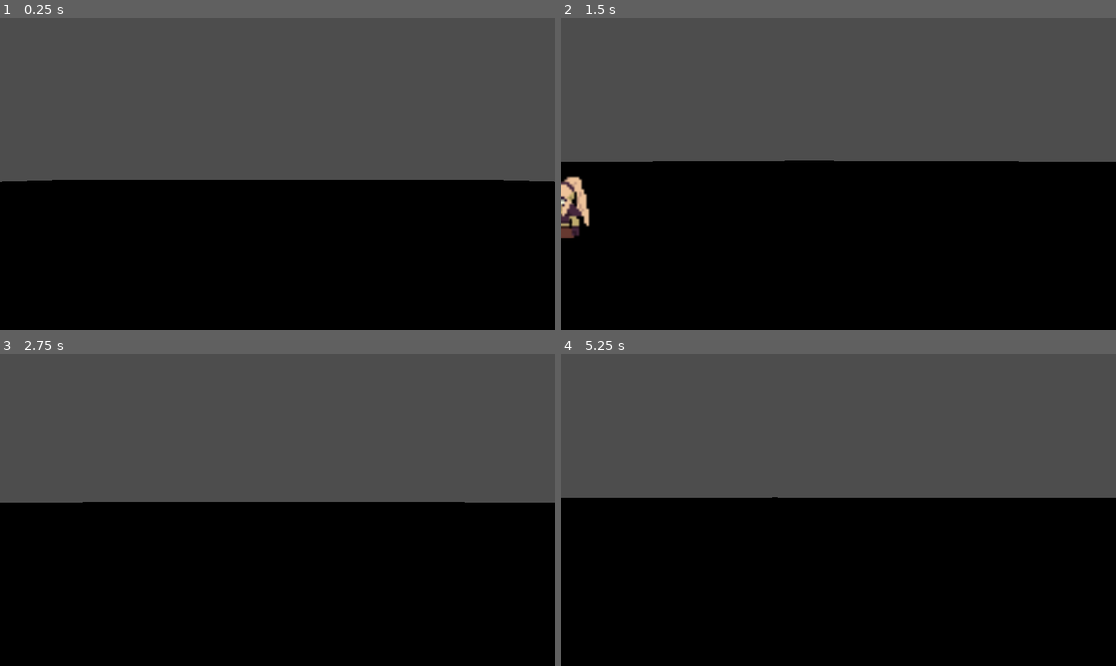
Above: before the commit, frames 1-4 (two rows, left to right).
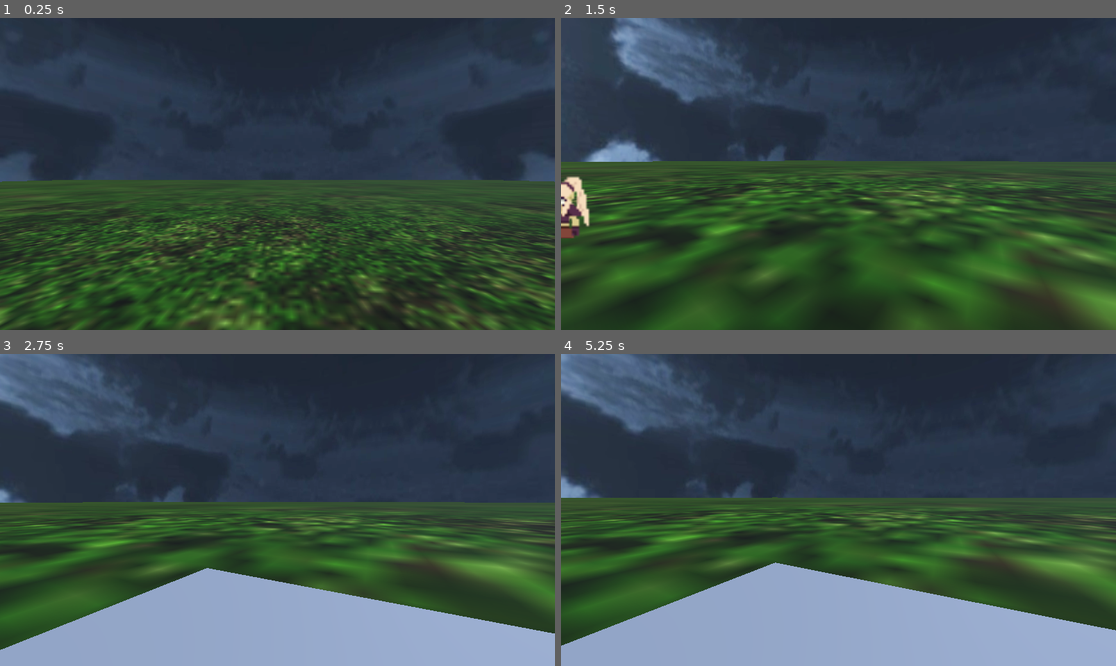
Above: after the commit, the same moments.

Repository: mike91827/GameJam2026
Game: Godot game, scene res://scenes/main.tscn
Two runs of this game, one before a commit and one after it. Both use one fixed random seed, a clock stepped at 60 frames per second and the inputs below.
Inputs (mouse positions are in pixels of both pictures, inside the frame that each line leads up to):
- Up to frame 1 (0.25 s): no input
- Up to frame 2 (1.5 s): tap Enter (ui_accept) at 0.5, 0.77 s; move the mouse to (960, 158) at 0.52 s; press the mouse at (960, 158) at 0.53 s; hold Right (ui_right) 0.53-1.28 s; move the mouse to (810, 174) at 1.27 s; release the mouse at (810, 174) at 1.28 s; hold Up (ui_up) from 1.28 s (still down); tap R (Release) at 1.35 s
- Up to frame 3 (2.75 s): keep holding Up (ui_up); tap Enter (ui_accept) at 1.52, 2 s; move the mouse to (288, 503) at 2.02 s; press the mouse at (288, 503) at 2.03 s
- Up to frame 4 (5.25 s): keep holding Up (ui_up); tap Enter (ui_accept) at 2.75, 3.02, 3.5, 3.77, 4.25, 4.52, 5 s; move the mouse to (832, 516) at 2.77 s; release the mouse at (832, 516) at 2.78 s; tap R (Release) at 2.85, 4.35 s; click (832, 516) at 2.92 s; move the mouse to (877, 513) at 3.52 s; press the mouse at (877, 513) at 3.53 s; move the mouse to (794, 506) at 4.27 s; release the mouse at (794, 506) at 4.28 s; move the mouse to (844, 510) at 5.02 s; press the mouse at (844, 510) at 5.03 s

The runs differ from the first frame. In frame 1, 99% of the frame differs, in the area x 0-100%, y 0-100%; in frame 2, 99%; in frame 3, 99%; in frame 4, 99%.

Commit message:
main sky env and light

Diff:
--- a/GoblinCastle/scenes/Castle.tscn
+++ b/GoblinCastle/scenes/Castle.tscn
@@ -38,214 +38,214 @@
 albedo_texture = ExtResource("3_f8mm7")
 uv1_scale = Vector3(1, 0.5, 1)
 
-[node name="Castle" type="Node3D"]
-
-[node name="FloorCastle" type="CSGBox3D" parent="."]
+[node name="Castle" type="Node3D" unique_id=1092419099]
+
+[node name="FloorCastle" type="CSGBox3D" parent="." unique_id=457274692]
 transform = Transform3D(1, 0, 0, 0, 1, 0, 0, 0, 1, 0, 4, 0)
 visible = false
 use_collision = true
 size = Vector3(400, 8, 600)
 
-[node name="Walls" type="CSGCombiner3D" parent="."]
-use_collision = true
-
-[node name="BaseFloorInside" type="CSGBox3D" parent="Walls"]
+[node name="Walls" type="CSGCombiner3D" parent="." unique_id=1230629472]
+use_collision = true
+
+[node name="BaseFloorInside" type="CSGBox3D" parent="Walls" unique_id=411818173]
 transform = Transform3D(1, 0, 0, 0, 1, 0, 0, 0, 1, 0, 8, 0)
 size = Vector3(390, 1, 590)
 material = SubResource("StandardMaterial3D_6dfod")
 
-[node name="Walls" type="CSGBox3D" parent="Walls"]
+[node name="Walls" type="CSGBox3D" parent="Walls" unique_id=396469326]
 transform = Transform3D(1, 0, 0, 0, 1, 0, 0, 0, 1, 0, 154, 0)
 use_collision = true
 size = Vector3(400, 300, 600)
 material = SubResource("StandardMaterial3D_k4ahp")
 
-[node name="CSGPolygon3D" type="CSGPolygon3D" parent="Walls/Walls"]
+[node name="CSGPolygon3D" type="CSGPolygon3D" parent="Walls/Walls" unique_id=1476072504]
 transform = Transform3D(40, 0, 0, 0, 40, 0, 0, 0, 40, -24.8169, -145.5, 318.501)
 operation = 2
 
-[node name="InnerEmptySpace" type="CSGBox3D" parent="Walls/Walls"]
+[node name="InnerEmptySpace" type="CSGBox3D" parent="Walls/Walls" unique_id=1091683782]
 transform = Transform3D(1, 0, 0, 0, 1, 0, 0, 0, 1, 0, 1, 0)
 operation = 2
 size = Vector3(390, 300, 590)
 
-[node name="WindowFront" type="CSGCylinder3D" parent="Walls/Walls"]
+[node name="WindowFront" type="CSGCylinder3D" parent="Walls/Walls" unique_id=2069044238]
 transform = Transform3D(1, 0, 0, 0, -4.37114e-08, -1, 0, 1, -4.37114e-08, 0, 73, 297)
 operation = 2
 radius = 40.0
 height = 10.0
 sides = 16
 
-[node name="WindowBack" type="CSGCylinder3D" parent="Walls/Walls"]
+[node name="WindowBack" type="CSGCylinder3D" parent="Walls/Walls" unique_id=214867183]
 transform = Transform3D(1, 0, 0, 0, -4.37114e-08, -1, 0, 1, -4.37114e-08, 0, 36, -295.317)
 operation = 2
 radius = 80.0
 height = 10.0
 sides = 16
 
-[node name="Ground" type="CSGBox3D" parent="."]
+[node name="Ground" type="CSGBox3D" parent="." unique_id=580862040]
 transform = Transform3D(1, 0, 0, 0, 1, 0, 0, 0, 1, 1.006, -0.5, -0.499)
 use_collision = true
 size = Vector3(1000, 2, 1000)
 material = SubResource("StandardMaterial3D_0gx1v")
 
-[node name="Front Stairs" type="CSGCombiner3D" parent="."]
-
-[node name="Stairs" type="CSGBox3D" parent="Front Stairs"]
+[node name="Front Stairs" type="CSGCombiner3D" parent="." unique_id=1050018063]
+
+[node name="Stairs" type="CSGBox3D" parent="Front Stairs" unique_id=1590148335]
 transform = Transform3D(1, 0, 0, 0, 1, 0, 0, 0, 1, 0, 4.5, 308)
 size = Vector3(400, 8, 16)
 material = SubResource("StandardMaterial3D_qlvdw")
 
-[node name="Cutout1" type="CSGBox3D" parent="Front Stairs/Stairs"]
+[node name="Cutout1" type="CSGBox3D" parent="Front Stairs/Stairs" unique_id=1866986660]
 transform = Transform3D(1, 0, 0, 0, 1, 0, 0, 0, 1, 0, 7, 4)
 operation = 2
 size = Vector3(400, 8, 8)
 
-[node name="Cutout2" type="CSGBox3D" parent="Front Stairs/Stairs"]
+[node name="Cutout2" type="CSGBox3D" parent="Front Stairs/Stairs" unique_id=1359392751]
 transform = Transform3D(1, 0, 0, 0, 1, 0, 0, 0, 1, 0, 6, 5)
 operation = 2
 size = Vector3(400, 8, 8)
 
-[node name="Cutout3" type="CSGBox3D" parent="Front Stairs/Stairs"]
+[node name="Cutout3" type="CSGBox3D" parent="Front Stairs/Stairs" unique_id=832331272]
 transform = Transform3D(1, 0, 0, 0, 1, 0, 0, 0, 1, 0, 5, 6)
 operation = 2
 size = Vector3(400, 8, 8)
 
-[node name="Cutout4" type="CSGBox3D" parent="Front Stairs/Stairs"]
+[node name="Cutout4" type="CSGBox3D" parent="Front Stairs/Stairs" unique_id=373070936]
 transform = Transform3D(1, 0, 0, 0, 1, 0, 0, 0, 1, 0, 4, 7)
 operation = 2
 size = Vector3(400, 8, 8)
 
-[node name="Cutout5" type="CSGBox3D" parent="Front Stairs/Stairs"]
+[node name="Cutout5" type="CSGBox3D" parent="Front Stairs/Stairs" unique_id=2012460550]
 transform = Transform3D(1, 0, 0, 0, 1, 0, 0, 0, 1, 0, 3, 8)
 operation = 2
 size = Vector3(400, 8, 8)
 
-[node name="Cutout6" type="CSGBox3D" parent="Front Stairs/Stairs"]
+[node name="Cutout6" type="CSGBox3D" parent="Front Stairs/Stairs" unique_id=155096325]
 transform = Transform3D(1, 0, 0, 0, 1, 0, 0, 0, 1, 0, 2, 9)
 operation = 2
 size = Vector3(400, 8, 8)
 
-[node name="Cutout7" type="CSGBox3D" parent="Front Stairs/Stairs"]
+[node name="Cutout7" type="CSGBox3D" parent="Front Stairs/Stairs" unique_id=1218820746]
 transform = Transform3D(1, 0, 0, 0, 1, 0, 0, 0, 1, 0, 1, 10)
 operation = 2
 size = Vector3(400, 8, 8)
 
-[node name="Cutout8" type="CSGBox3D" parent="Front Stairs/Stairs"]
+[node name="Cutout8" type="CSGBox3D" parent="Front Stairs/Stairs" unique_id=1115146086]
 transform = Transform3D(1, 0, 0, 0, 1, 0, 0, 0, 1, 0, 0, 11)
 operation = 2
 size = Vector3(400, 8, 8)
 
-[node name="2ndFl(+InnerStairs)" type="CSGCombiner3D" parent="."]
+[node name="2ndFl(+InnerStairs)" type="CSGCombiner3D" parent="." unique_id=107347545]
 transform = Transform3D(1, 0, 0, 0, 1, 0, 0, 0, 1, 0, 8.0334, -221.981)
 
-[node name="Stairs" type="CSGBox3D" parent="2ndFl(+InnerStairs)"]
+[node name="Stairs" type="CSGBox3D" parent="2ndFl(+InnerStairs)" unique_id=1103342405]
 transform = Transform3D(1, 0, 0, 0, 1, 0, 0, 0, 1, 0, 4.5, 23)
 size = Vector3(400, 8, 200)
 
-[node name="Cutout1" type="CSGBox3D" parent="2ndFl(+InnerStairs)/Stairs"]
+[node name="Cutout1" type="CSGBox3D" parent="2ndFl(+InnerStairs)/Stairs" unique_id=341339660]
 transform = Transform3D(1, 0, 0, 0, 1, 0, 0, 0, 1, 0, 7, 89)
 operation = 2
 size = Vector3(400, 8, 8)
 
-[node name="Cutout2" type="CSGBox3D" parent="2ndFl(+InnerStairs)/Stairs"]
+[node name="Cutout2" type="CSGBox3D" parent="2ndFl(+InnerStairs)/Stairs" unique_id=1767315864]
 transform = Transform3D(1, 0, 0, 0, 1, 0, 0, 0, 1, 0, 6, 90)
 operation = 2
 size = Vector3(400, 8, 8)
 
-[node name="Cutout3" type="CSGBox3D" parent="2ndFl(+InnerStairs)/Stairs"]
+[node name="Cutout3" type="CSGBox3D" parent="2ndFl(+InnerStairs)/Stairs" unique_id=387973588]
 transform = Transform3D(1, 0, 0, 0, 1, 0, 0, 0, 1, 0, 5, 91)
 operation = 2
 size = Vector3(400, 8, 8)
 
-[node name="Cutout4" type="CSGBox3D" parent="2ndFl(+InnerStairs)/Stairs"]
+[node name="Cutout4" type="CSGBox3D" parent="2ndFl(+InnerStairs)/Stairs" unique_id=121595880]
 transform = Transform3D(1, 0, 0, 0, 1, 0, 0, 0, 1, 0, 4, 92)
 operation = 2
 size = Vector3(400, 8, 8)
 
-[node name="Cutout5" type="CSGBox3D" parent="2ndFl(+InnerStairs)/Stairs"]
+[node name="Cutout5" type="CSGBox3D" parent="2ndFl(+InnerStairs)/Stairs" unique_id=1433618118]
 transform = Transform3D(1, 0, 0, 0, 1, 0, 0, 0, 1, 0, 3, 93)
 operation = 2
 size = Vector3(400, 8, 8)
 
-[node name="Cutout6" type="CSGBox3D" parent="2ndFl(+InnerStairs)/Stairs"]
+[node name="Cutout6" type="CSGBox3D" parent="2ndFl(+InnerStairs)/Stairs" unique_id=1090642346]
 transform = Transform3D(1, 0, 0, 0, 1, 0, 0, 0, 1, 0, 2, 94)
 operation = 2
 size = Vector3(400, 8, 8)
 
-[node name="Cutout7" type="CSGBox3D" parent="2ndFl(+InnerStairs)/Stairs"]
+[node name="Cutout7" type="CSGBox3D" parent="2ndFl(+InnerStairs)/Stairs" unique_id=954661658]
 transform = Transform3D(1, 0, 0, 0, 1, 0, 0, 0, 1, 0, 1, 95)
 operation = 2
 size = Vector3(400, 8, 8)
 
-[node name="Cutout8" type="CSGBox3D" parent="2ndFl(+InnerStairs)/Stairs"]
+[node name="Cutout8" type="CSGBox3D" parent="2ndFl(+InnerStairs)/Stairs" unique_id=1538405790]
 transform = Transform3D(1, 0, 0, 0, 1, 0, 0, 0, 1, 0, 0, 96)
 operation = 2
 size = Vector3(400, 8, 8)
 
-[node name="Pillar1" type="CSGCombiner3D" parent="."]
+[node name="Pillar1" type="CSGCombiner3D" parent="." unique_id=1395693016]
 transform = Transform3D(1, 0, 0, 0, 1, 0, 0, 0, 1, -189, 294, 308)
 
-[node name="OuterPillar1" type="CSGCylinder3D" parent="Pillar1"]
+[node name="OuterPillar1" type="CSGCylinder3D" parent="Pillar1" unique_id=576904773]
 transform = Transform3D(1, 0, 0, 0, 1, 0, 0, 0, 1, 4, -146, 1)
 radius = 6.0
 height = 310.0
 material = SubResource("StandardMaterial3D_oxqk5")
 
-[node name="PillarBase1" type="CSGBox3D" parent="Pillar1"]
+[node name="PillarBase1" type="CSGBox3D" parent="Pillar1" unique_id=1358550444]
 transform = Transform3D(1, 0, 0, 0, 1, 0, 0, 0, 1, 0, -290, 0)
 size = Vector3(28, 20, 20)
 
-[node name="PillarTop1" type="CSGBox3D" parent="Pillar1"]
-size = Vector3(28, 20, 20)
-
-[node name="Pillar2" type="CSGCombiner3D" parent="."]
+[node name="PillarTop1" type="CSGBox3D" parent="Pillar1" unique_id=1517481876]
+size = Vector3(28, 20, 20)
+
+[node name="Pillar2" type="CSGCombiner3D" parent="." unique_id=334014031]
 transform = Transform3D(1, 0, 0, 0, 1, 0, 0, 0, 1, -129, 294, 308)
 
-[node name="OuterPillar1" type="CSGCylinder3D" parent="Pillar2"]
+[node name="OuterPillar1" type="CSGCylinder3D" parent="Pillar2" unique_id=2041065986]
 transform = Transform3D(1, 0, 0, 0, 1, 0, 0, 0, 1, 4, -146, 1)
 radius = 6.0
 height = 310.0
 material = SubResource("StandardMaterial3D_n5pch")
 
-[node name="PillarBase1" type="CSGBox3D" parent="Pillar2"]
+[node name="PillarBase1" type="CSGBox3D" parent="Pillar2" unique_id=1124890991]
 transform = Transform3D(1, 0, 0, 0, 1, 0, 0, 0, 1, 4, -290, 0)
 size = Vector3(28, 20, 20)
 
-[node name="PillarTop1" type="CSGBox3D" parent="Pillar2"]
+[node name="PillarTop1" type="CSGBox3D" parent="Pillar2" unique_id=2025354854]
 transform = Transform3D(1, 0, 0, 0, 1, 0, 0, 0, 1, 4, 0, 0)
 size = Vector3(28, 20, 20)
 
-[node name="Pillar3" type="CSGCombiner3D" parent="."]
+[node name="Pillar3" type="CSGCombiner3D" parent="." unique_id=1041118821]
 transform = Transform3D(1, 0, 0, 0, 1, 0, 0, 0, 1, 129, 294, 308)
 
-[node name="OuterPillar1" type="CSGCylinder3D" parent="Pillar3"]
+[node name="OuterPillar1" type="CSGCylinder3D" parent="Pillar3" unique_id=40733388]
 transform = Transform3D(1, 0, 0, 0, 1, 0, 0, 0, 1, 4, -146, 1)
 radius = 6.0
 height = 310.0
 material = SubResource("StandardMaterial3D_finjy")
 
-[node name="PillarBase1" type="CSGBox3D" parent="Pillar3"]
+[node name="PillarBase1" type="CSGBox3D" parent="Pillar3" unique_id=1118069702]
 transform = Transform3D(1, 0, 0, 0, 1, 0, 0, 0, 1, 5, -290, 0)
 size = Vector3(28, 20, 20)
 
-[node name="PillarTop1" type="CSGBox3D" parent="Pillar3"]
+[node name="PillarTop1" type="CSGBox3D" parent="Pillar3" unique_id=1739549860]
 transform = Transform3D(1, 0, 0, 0, 1, 0, 0, 0, 1, 4, 0, 0)
 size = Vector3(28, 20, 20)
 
-[node name="Pillar4" type="CSGCombiner3D" parent="."]
+[node name="Pillar4" type="CSGCombiner3D" parent="." unique_id=389666014]
 transform = Transform3D(1, 0, 0, 0, 1, 0, 0, 0, 1, 189, 294, 308)
 
-[node name="OuterPillar1" type="CSGCylinder3D" parent="Pillar4"]
+[node name="OuterPillar1" type="CSGCylinder3D" parent="Pillar4" unique_id=1035192752]
 transform = Transform3D(1, 0, 0, 0, 1, 0, 0, 0, 1, 4, -146, 1)
 radius = 6.0
 height = 310.0
 material = SubResource("StandardMaterial3D_gkimf")
 
-[node name="PillarBase1" type="CSGBox3D" parent="Pillar4"]
+[node name="PillarBase1" type="CSGBox3D" parent="Pillar4" unique_id=1746805557]
 transform = Transform3D(1, 0, 0, 0, 1, 0, 0, 0, 1, 5, -290, 0)
 size = Vector3(28, 20, 20)
 
-[node name="PillarTop1" type="CSGBox3D" parent="Pillar4"]
+[node name="PillarTop1" type="CSGBox3D" parent="Pillar4" unique_id=899125811]
 transform = Transform3D(1, 0, 0, 0, 1, 0, 0, 0, 1, 6, 0, 0)
 size = Vector3(28, 20, 20)
--- a/GoblinCastle/scenes/main.tscn
+++ b/GoblinCastle/scenes/main.tscn
@@ -1,5 +1,6 @@
 [gd_scene format=3 uid="uid://cvcntrs6w0vc5"]
 
+[ext_resource type="Texture2D" uid="uid://5de1cgiiiwcm" path="res://assets/textures/_0005_AllSkyFree_Screen_05.jpg" id="1_85g3d"]
 [ext_resource type="Texture2D" uid="uid://bhu6x18cxhnam" path="res://assets/textures/Grass_20-256x256.png" id="1_o5qli"]
 [ext_resource type="PackedScene" uid="uid://cnfs2t28ub4tw" path="res://Characters/GoblinQueen/GoblinQueen.tscn" id="1_tipki"]
 [ext_resource type="PackedScene" uid="uid://bs72ogkvdd7d6" path="res://addons/proto_controller/proto_controller.tscn" id="2_0wfyh"]
@@ -8,6 +9,17 @@
 [ext_resource type="PackedScene" uid="uid://dj52y00r1k881" path="res://Pathfinding/StandardPathFinding.tscn" id="4_jyhfs"]
 [ext_resource type="PackedScene" uid="uid://be01yeaygobba" path="res://Puzzle/FireplacePuzzle/GoodFireplace.tscn" id="6_tefeu"]
 [ext_resource type="Texture2D" uid="uid://beq827823tgnq" path="res://MichaelPNG/fireplaceMap.png" id="7_o6xl0"]
+
+[sub_resource type="PanoramaSkyMaterial" id="PanoramaSkyMaterial_85g3d"]
+panorama = ExtResource("1_85g3d")
+
+[sub_resource type="Sky" id="Sky_85g3d"]
+sky_material = SubResource("PanoramaSkyMaterial_85g3d")
+
+[sub_resource type="Environment" id="Environment_choun"]
+background_mode = 2
+sky = SubResource("Sky_85g3d")
+tonemap_mode = 2
 
 [sub_resource type="StandardMaterial3D" id="StandardMaterial3D_0wfyh"]
 albedo_texture = ExtResource("1_o5qli")
@@ -24,6 +36,15 @@
 point_count = 10
 
 [node name="Main" type="Node3D" unique_id=937938415]
+
+[node name="DirectionalLight3D" type="DirectionalLight3D" parent="." unique_id=532507698]
+transform = Transform3D(-0.8660254, -0.43301278, 0.25, 0, 0.49999997, 0.86602545, -0.50000006, 0.75, -0.43301266, 0, 350, 440)
+light_color = Color(0.6888, 0.73415995, 0.84, 1)
+shadow_enabled = true
+directional_shadow_max_distance = 1.0
+
+[node name="WorldEnvironment" type="WorldEnvironment" parent="." unique_id=1800573949]
+environment = SubResource("Environment_choun")
 
 [node name="GoblinQueen" parent="." unique_id=51542128 instance=ExtResource("1_tipki")]
 transform = Transform3D(1, 0, 0, 0, 1, 0, 0, 0, 1, -14.126832, 4.894755, 0)
Not shown, changed: GoblinCastle/MichaelPNG/32px fireplace.png.import
Not shown, changed: GoblinCastle/MichaelPNG/Goblin.png.import
Not shown, changed: GoblinCastle/assets/textures/Grass_20-256x256.png.import
Binary file added: GoblinCastle/assets/textures/_0005_AllSkyFree_Screen_05.jpg
Not shown, added: GoblinCastle/assets/textures/_0005_AllSkyFree_Screen_05.jpg.import
Not shown, changed: GoblinCastle/icon.svg.import
Not shown: 1 places in GoblinCastle/scenes/Castle.tscn that only renumber resources
